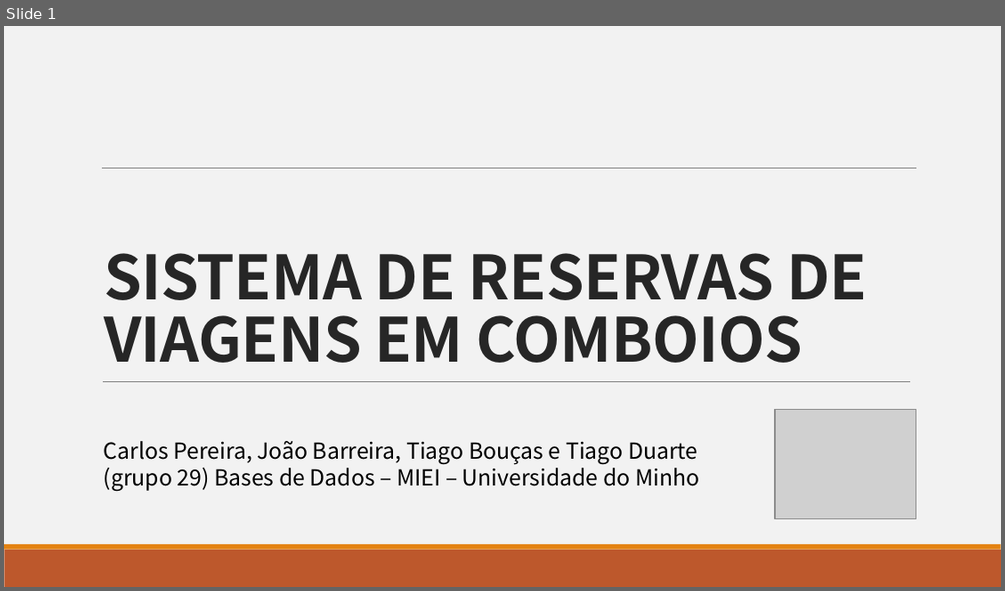
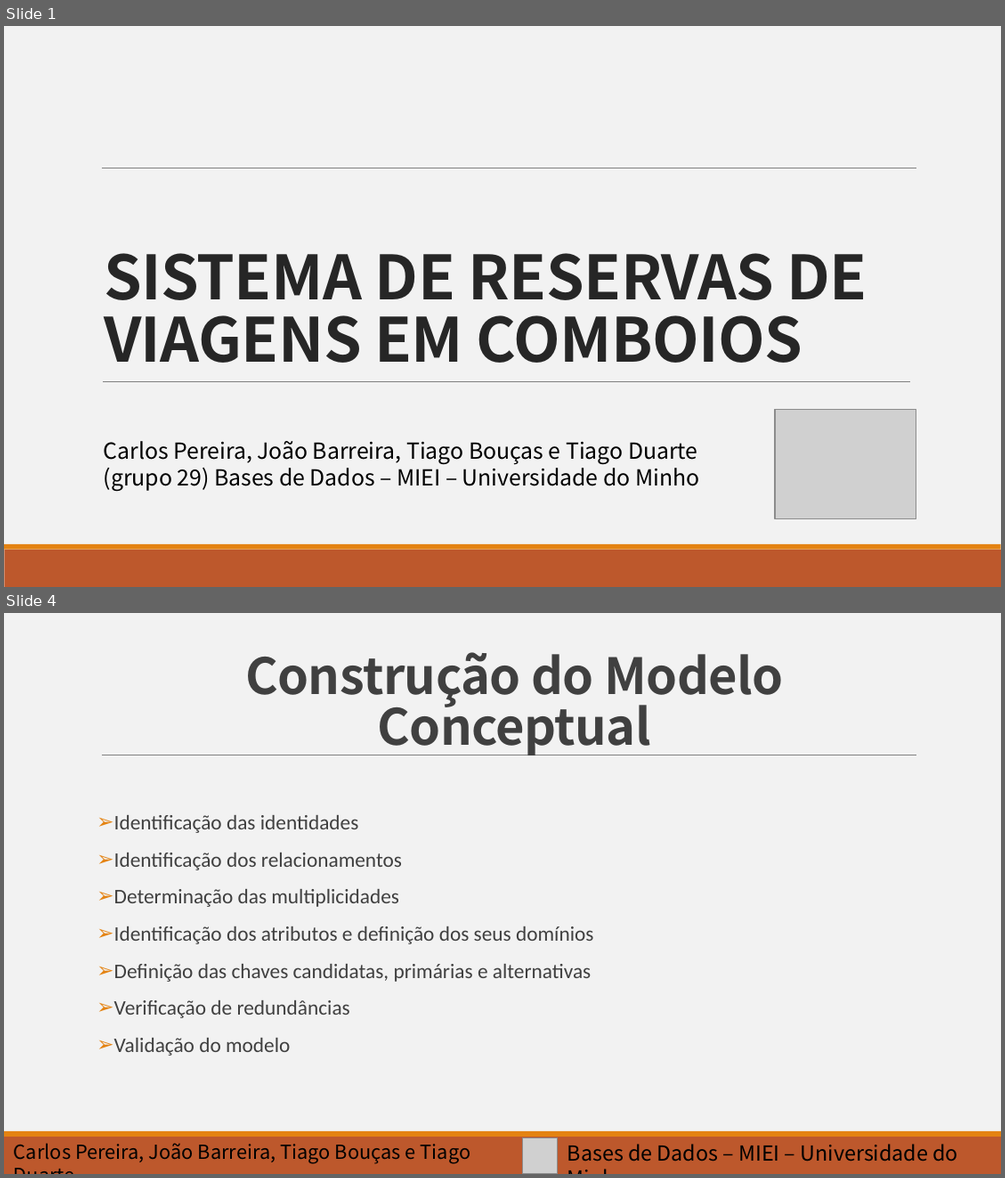
Before and after one commit to barreira/bd-1617, a slide deck: Slides.pptx. Shown one above the other, each under a label of ours: slide 1 before the commit, slides 1 and 4 after it; the slides between them are not shown. The pictures are 1005x591 and 1005x1178 pixels, drawn with LibreOffice and Linux fonts; fonts in the diff are those of the drawing; grey boxes stand for pictures. Boxes give left, top, right and bottom in pixels: in the first picture for what was removed or moved away, otherwise in the second. Text is boxed around its words. In the diff, an @@ line names an element or a change of style, - is before the commit and + after.

```diff
--- a/Slides.pptx
+++ b/Slides.pptx
@@ slide 4 added at [4, 613, 1001, 1174], background #F2F2F2; not listed: 3 template elements that a slide beside it also shows @@
@@ title added at [245, 652, 784, 755], 36 pt, text #404040, bold @@
+Construção do Modelo Conceptual
@@ text added at [114, 815, 594, 1055], 15 pt, text #404040 @@
+➢ Identificação das identidades
+➢ Identificação dos relacionamentos
+➢ Determinação das multiplicidades
+➢ Identificação dos atributos e definição dos seus domínios
+➢ Definição das chaves candidatas, primárias e alternativas
+➢ Verificação de redundâncias
+➢ Validação do modelo
@@ text added at [14, 1143, 471, 1164], 14 pt, text #000000 @@
+Carlos Pereira, João Barreira, Tiago Bouças e Tiago Duarte
@@ picture added at [522, 1137, 558, 1173] @@
@@ text added at [567, 1143, 959, 1161], 15 pt, text #000000 @@
+Bases de Dados – MIEI – Universidade do Minho
```
Also in this commit, not shown: 7 other slides added, 1 slide removed.
